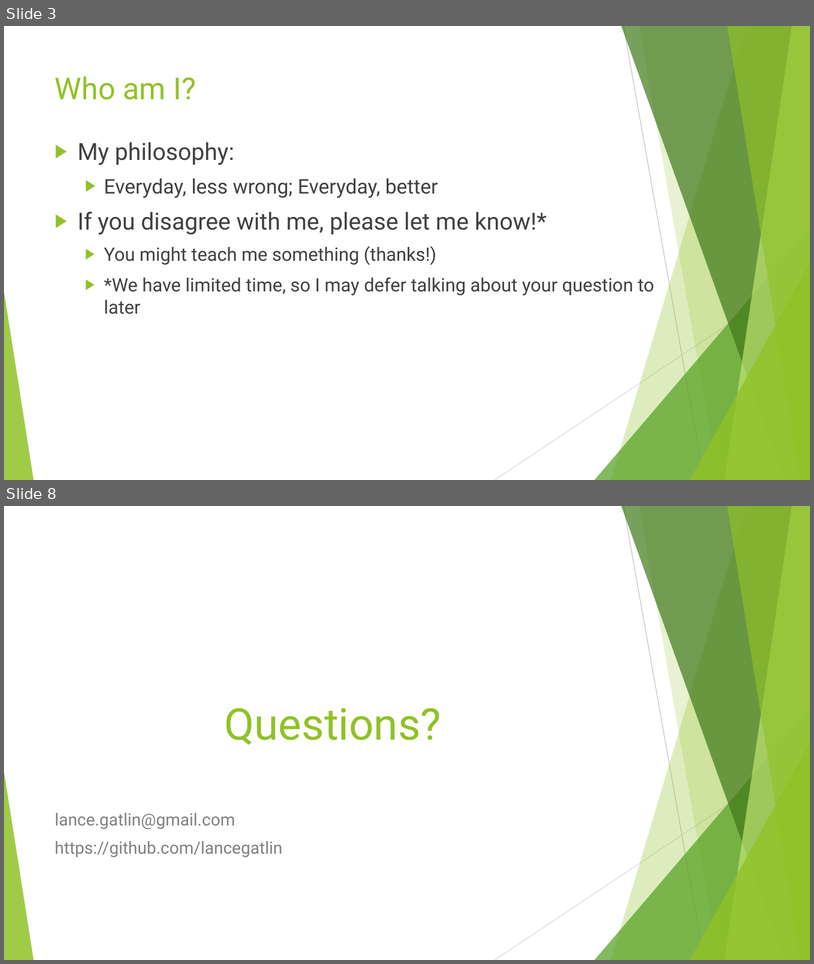
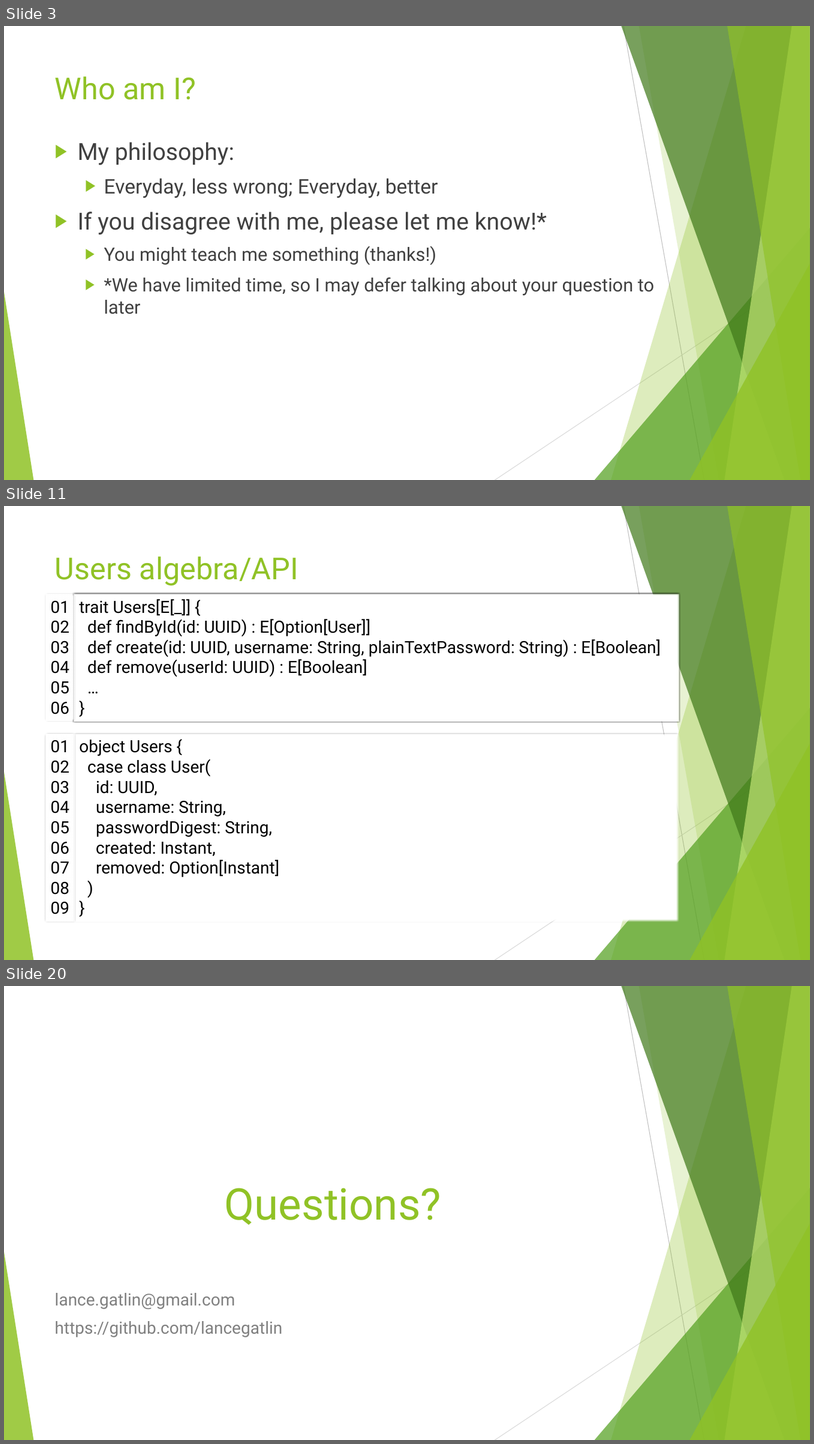
Before and after one commit to lancegatlin/tagless-final-autotest-talk-19feb19, a slide deck: tagless-final-autotest-19Feb19.pptx. Shown one above the other, each under a label of ours: slides 3 and 8 before the commit, slides 3, 11 and 20 after it; the slides between them are not shown. The pictures are 814x964 and 814x1444 pixels, drawn with LibreOffice and Linux fonts; fonts in the diff are those of the drawing. Boxes give left, top, right and bottom in pixels: in the first picture for what was removed or moved away, otherwise in the second. Text is boxed around its words. In the diff, an @@ line names an element or a change of style, - is before the commit and + after.

```diff
--- a/tagless-final-autotest-19Feb19.pptx
+++ b/tagless-final-autotest-19Feb19.pptx
@@ slide 11 added at <box>4,506,810,960</box>, background #FFFFFF; not listed: 10 template elements that a slide beside it also shows @@
@@ title added at <box>55,556,299,586</box>, 36 pt, text #90C226 @@
+Users algebra/API
@@ rectangle added at <box>45,593,75,721</box>, fill #FFFFFF, outline #000000 2 pt, 20 pt, text #000000 @@
+01
+02
+03
+04
+05
+06
@@ rectangle added at <box>74,593,680,721</box>, fill #FFFFFF, outline #000000 2 pt, 20 pt, text #000000 @@
+trait Users[E[_]] {
+def findById(id: UUID) : E[Option[User]]
+def create(id: UUID, username: String, plainTextPassword: String) : E[Boolean]
+def remove(userId: UUID) : E[Boolean]
+…
+}
@@ rectangle added at <box>45,733,75,922</box>, fill #FFFFFF, outline #000000 2 pt, 20 pt, text #000000 @@
+01
+02
+03
+04
+05
+06
+07
+08
+09
@@ rectangle added at <box>74,733,680,922</box>, fill #FFFFFF, outline #000000 2 pt, 20 pt, text #000000 @@
+object Users {
+case class User(
+id: UUID,
+username: String,
+passwordDigest: String,
+created: Instant,
+removed: Option[Instant]
+)
+}
@@ what was slide 8 is now slide 20 @@
```
Also in this commit, not shown: 4 slides changed, 13 other slides added, 2 slides removed.
